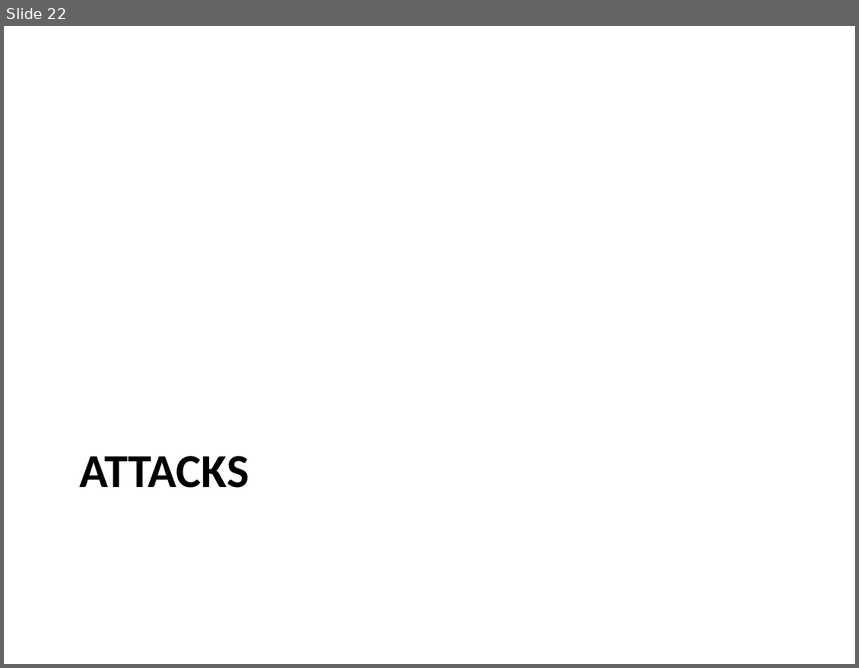
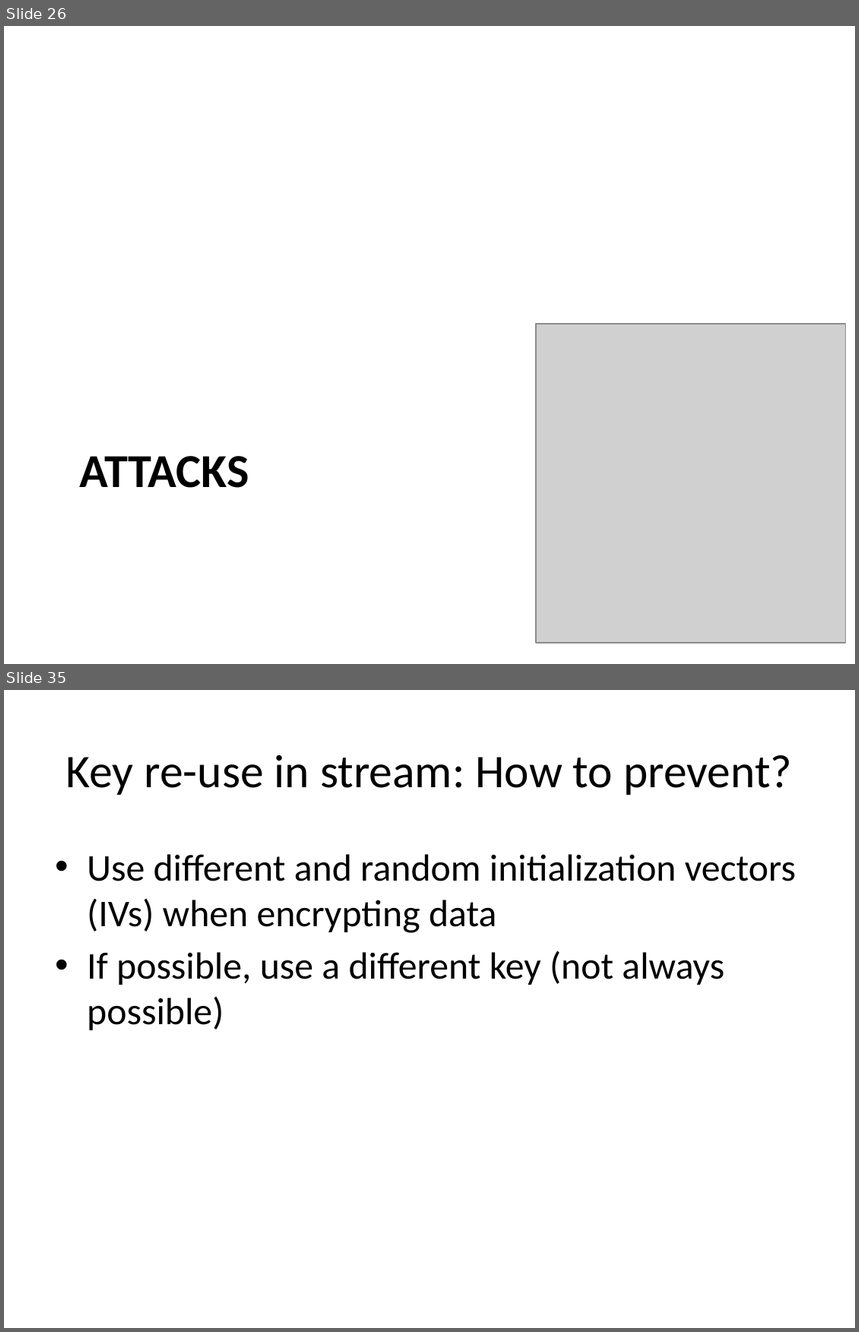
Before and after one commit to iagox86/2013-02-Shmoocon-talk, a slide deck: Shmoocon.pptx. Shown one above the other, each under a label of ours: slide 22 before the commit, slides 26 and 35 after it; the slides between them are not shown. The pictures are 859x668 and 859x1332 pixels, drawn with LibreOffice and Linux fonts; fonts in the diff are those of the drawing; grey boxes stand for pictures. Boxes give left, top, right and bottom in pixels: in the first picture for what was removed or moved away, otherwise in the second. Text is boxed around its words. In the diff, an @@ line names an element or a change of style, - is before the commit and + after.

Commit message:
Added some more images, a ton more slides

```diff
--- a/Shmoocon.pptx
+++ b/Shmoocon.pptx
@@ slide 35 added at (4, 690, 855, 1328), background #FFFFFF @@
@@ title added at (66, 755, 792, 795), 39.6 pt, text #000000 @@
+Key re-use in stream: How to prevent?
@@ text added at (87, 854, 796, 1030), 32 pt, text #000000 @@
+• Use different and random initialization vectors (IVs) when encrypting data
+• If possible, use a different key (not always possible)
@@ what was slide 22 is now slide 26 @@
@@ slide 26 changed as well @@
@@ picture added at (536, 324, 846, 643) @@
```
Also in this commit, not shown: 8 other slides changed, 33 other slides added, 5 slides removed, 8 other files.
